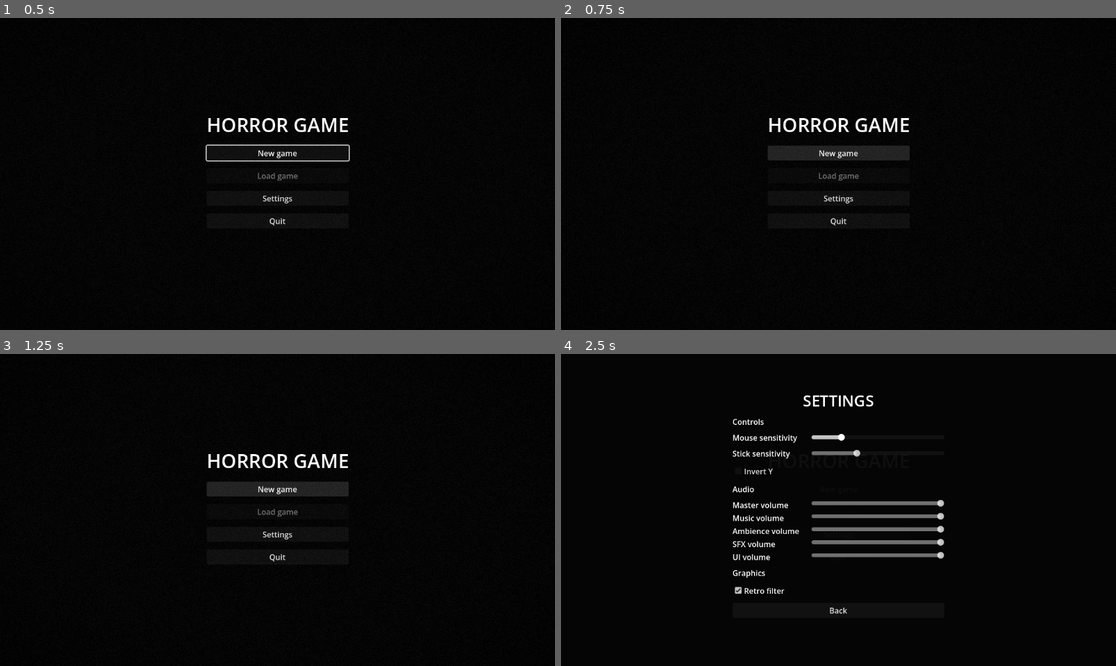
Above: before the commit, frames 1-4 (two rows, left to right).
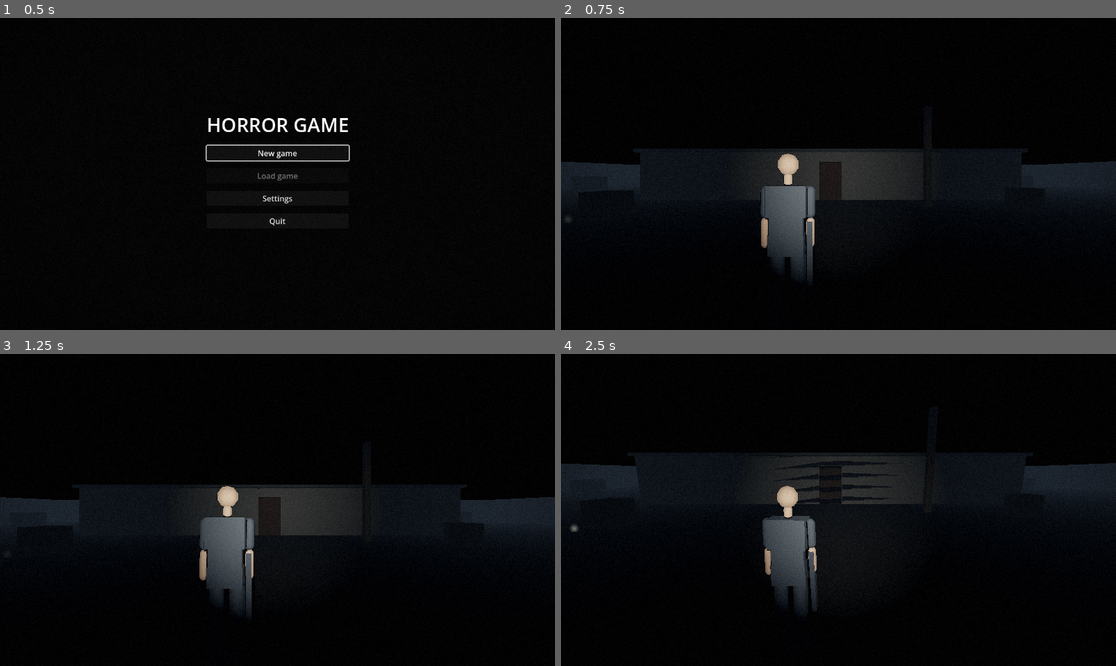
Above: after the commit, the same moments.

Repository: Tarekun/horrorgioco2
Game: Godot game, scene res://scenes/main.tscn
Same seed, same stepped clock (60 frames per second), same inputs: the game is played once before the commit and once after it. Sound files missing from this copy of the repository are replaced by a short silence.
Inputs (mouse positions are in pixels of both pictures, inside the frame that each line leads up to):
- Up to frame 1 (0.5 s): no input
- Up to frame 2 (0.75 s): click "New game" at 0.5 s
- Up to frame 3 (1.25 s): no input
- Up to frame 4 (2.5 s): click (838, 488) at 1.25 s, where only the run before the commit has a clickable "New game"; click (838, 534) at 2 s, where only the run before the commit has a clickable "Settings"

Frame 1 is identical in both runs. In frame 2, 10% of the frame differs, in the area x 0-100%, y 32-85%; in frame 3, 10%; in frame 4, 12%, in the area x 0-100%, y 13-84%.
Error before the commit: Parse Error: Could not find type "SaveSpot" in the current scope. (res://scripts/autoload/save_system.gd:43)

Commit message:
Add save spots that open the save screen (#91)
A SaveSpot is an Interactable that captures a save and opens the
player's save screen, or refuses with a short message while an enemy is
chasing. The save names the spot's level and spawn point.

Co-Authored-By: Claude Opus 5.5 <noreply@anthropic.com>

Diff:
--- /dev/null
+++ b/scenes/levels/save_spot.tscn
@@ -0,0 +1,59 @@
+[gd_scene load_steps=9 format=3]
+
+[ext_resource type="Script" path="res://scripts/levels/save_spot.gd" id="1"]
+
+[sub_resource type="BoxMesh" id="BoxMesh_desk"]
+size = Vector3(0.9, 0.8, 0.6)
+
+[sub_resource type="StandardMaterial3D" id="StandardMaterial3D_desk"]
+albedo_color = Color(0.24, 0.17, 0.11, 1)
+roughness = 0.85
+
+[sub_resource type="BoxShape3D" id="BoxShape3D_desk"]
+size = Vector3(0.9, 0.8, 0.6)
+
+[sub_resource type="BoxMesh" id="BoxMesh_machine"]
+size = Vector3(0.4, 0.14, 0.3)
+
+[sub_resource type="StandardMaterial3D" id="StandardMaterial3D_machine"]
+albedo_color = Color(0.12, 0.12, 0.13, 1)
+roughness = 0.5
+metallic = 0.4
+
+[sub_resource type="BoxMesh" id="BoxMesh_lamp"]
+size = Vector3(0.08, 0.05, 0.05)
+
+[sub_resource type="StandardMaterial3D" id="StandardMaterial3D_lamp"]
+albedo_color = Color(0.9, 0.55, 0.15, 1)
+emission_enabled = true
+emission = Color(1, 0.6, 0.2, 1)
+emission_energy_multiplier = 3.0
+
+[node name="SaveSpot" type="Node3D" node_paths=PackedStringArray("spawn_point")]
+script = ExtResource("1")
+spawn_point = NodePath("SpawnPoint")
+
+[node name="Desk" type="StaticBody3D" parent="."]
+transform = Transform3D(1, 0, 0, 0, 1, 0, 0, 0, 1, 0, 0.4, 0)
+collision_mask = 0
+
+[node name="Mesh" type="MeshInstance3D" parent="Desk"]
+mesh = SubResource("BoxMesh_desk")
+surface_material_override/0 = SubResource("StandardMaterial3D_desk")
+
+[node name="Shape" type="CollisionShape3D" parent="Desk"]
+shape = SubResource("BoxShape3D_desk")
+
+[node name="Machine" type="MeshInstance3D" parent="."]
+transform = Transform3D(1, 0, 0, 0, 1, 0, 0, 0, 1, 0, 0.87, 0)
+mesh = SubResource("BoxMesh_machine")
+surface_material_override/0 = SubResource("StandardMaterial3D_machine")
+
+[node name="Lamp" type="MeshInstance3D" parent="."]
+transform = Transform3D(1, 0, 0, 0, 1, 0, 0, 0, 1, 0.14, 0.965, 0.1)
+cast_shadow = 0
+mesh = SubResource("BoxMesh_lamp")
+surface_material_override/0 = SubResource("StandardMaterial3D_lamp")
+
+[node name="SpawnPoint" type="Marker3D" parent="."]
+transform = Transform3D(1, 0, 0, 0, 1, 0, 0, 0, 1, 0, 0.1, 1.0)
--- a/scenes/player/player.tscn
+++ b/scenes/player/player.tscn
@@ -27,6 +27,7 @@
 [ext_resource type="PackedScene" path="res://scenes/ui/inventory_screen.tscn" id="24"]
 [ext_resource type="Script" path="res://scripts/player/player_items.gd" id="25"]
 [ext_resource type="Resource" path="res://assets/data/items/wooden_plank.tres" id="26"]
+[ext_resource type="PackedScene" path="res://scenes/ui/save_screen.tscn" id="27"]
 
 [sub_resource type="CapsuleShape3D" id="CapsuleShape3D_1"]
 radius = 0.35
@@ -39,7 +40,7 @@
 [sub_resource type="SphereShape3D" id="SphereShape3D_1"]
 radius = 0.2
 
-[node name="Player" type="CharacterBody3D" groups=["player"] node_paths=PackedStringArray("camera_controller", "stamina_component", "model", "health_component", "hurtbox", "flashlight", "items")]
+[node name="Player" type="CharacterBody3D" groups=["player"] node_paths=PackedStringArray("camera_controller", "stamina_component", "model", "health_component", "hurtbox", "flashlight", "items", "save_screen")]
 collision_layer = 2
 collision_mask = 5
 script = ExtResource("1")
@@ -50,6 +51,7 @@
 hurtbox = NodePath("Hurtbox")
 flashlight = NodePath("CameraController/SpringArm3D/Camera3D/Flashlight")
 items = NodePath("PlayerItems")
+save_screen = NodePath("SaveScreen")
 
 [node name="CollisionShape3D" type="CollisionShape3D" parent="."]
 transform = Transform3D(1, 0, 0, 0, 1, 0, 0, 0, 1, 0, 0.9, 0)
@@ -118,6 +120,8 @@
 [node name="DamageOverlay" parent="." instance=ExtResource("12")]
 
 [node name="GameOverScreen" parent="." instance=ExtResource("13")]
+
+[node name="SaveScreen" parent="." instance=ExtResource("27")]
 
 [node name="InventoryScreen" parent="." node_paths=PackedStringArray("player") instance=ExtResource("24")]
 player = NodePath("..")
--- a/scripts/enemies/enemy.gd
+++ b/scripts/enemies/enemy.gd
@@ -139,6 +139,12 @@
 	return brain.is_dead()
 
 
+## Whether the enemy is after the player: alive, on its feet and alert. The
+## player can't save while any enemy is.
+func is_chasing() -> bool:
+	return not brain.is_dead() and not brain.is_downed() and perception.is_alert()
+
+
 ## Finishes a downed enemy off for good. Returns false if it isn't down.
 func stomp() -> bool:
 	if not brain.is_downed():
--- /dev/null
+++ b/scripts/levels/save_spot.gd
@@ -0,0 +1,61 @@
+## A place to save, used with `interact`. It opens the save screen, which
+## pauses the game. Saving is free and unlimited, and doesn't heal.
+##
+## While any enemy is chasing the player it refuses with a short message
+## instead. A save remembers the spot by `spot_id`, and loading it puts the
+## player at `spawn_point`, facing the spot. The look is a placeholder until
+## the art work decides one.
+
+class_name SaveSpot
+extends Interactable
+
+## Group every save spot joins, so loading can find the one a save names.
+const SAVE_SPOT_GROUP: StringName = &"save_spots"
+
+## Shown instead of the save screen while an enemy is chasing the player.
+const REFUSAL_MESSAGE: String = "Not now. Something is hunting you."
+
+## The area's name, shown on the save slots.
+@export var area_name: String = ""
+
+## Stable id for saves. Left empty, it is the spot's path inside its level.
+@export var spot_id: StringName
+
+## Where the player stands after loading a save made here (child).
+@export var spawn_point: Node3D
+
+
+func _ready() -> void:
+	super._ready()
+	add_to_group(SAVE_SPOT_GROUP)
+	prompt = "Save"
+	if spot_id.is_empty():
+		spot_id = WorldState.default_id(self)
+
+
+## Opens the save screen for `actor`, or returns the refusal message while an
+## enemy is chasing.
+func interact(actor: Node3D) -> String:
+	interacted.emit(actor)
+	var player := actor as Player
+	if player == null or player.save_screen == null:
+		return ""
+	if is_any_enemy_chasing(get_tree().get_nodes_in_group(Enemy.ENEMY_GROUP)):
+		return REFUSAL_MESSAGE
+	player.save_screen.open_to_save(SaveSystem.capture(player, self))
+	return ""
+
+
+## The scene file of the level the spot is in, which a save loads again.
+func get_level_path() -> String:
+	var level: Node = WorldState.level_of(self)
+	return level.scene_file_path if level else ""
+
+
+## Whether any of `enemies` is chasing the player.
+static func is_any_enemy_chasing(enemies: Array[Node]) -> bool:
+	for node: Node in enemies:
+		var enemy := node as Enemy
+		if enemy and enemy.is_chasing():
+			return true
+	return false
--- a/scripts/player/player.gd
+++ b/scripts/player/player.gd
@@ -53,6 +53,9 @@
 ## Uses and equips items; knows the weapon held.
 @export var items: PlayerItems
 
+## The save slot screen save spots open.
+@export var save_screen: SaveScreen
+
 ## What the player carries. Pickups add to it.
 var inventory := Inventory.new()
 
--- a/scripts/saving/world_state.gd
+++ b/scripts/saving/world_state.gd
@@ -92,12 +92,19 @@
 ## in, followed up to the outermost one (the level), so the same room scene
 ## placed twice still gives distinct ids. Without an owner, its name.
 static func default_id(node: Node) -> StringName:
-	var level: Node = node.owner
+	var level: Node = level_of(node)
 	if level == null:
 		return StringName(str(node.name))
-	while level.owner != null:
+	return StringName(str(level.get_path_to(node)))
+
+
+## The scene `node` was placed in, followed up to the outermost one: the level
+## it belongs to. Null when it has no owner.
+static func level_of(node: Node) -> Node:
+	var level: Node = node.owner
+	while level != null and level.owner != null:
 		level = level.owner
-	return StringName(str(level.get_path_to(node)))
+	return level
 
 
 ## `vector` as a JSON-safe array.
--- /dev/null
+++ b/tests/levels/test_save_spot.gd
@@ -0,0 +1,172 @@
+## Tests for save spots: opening the save screen, refusing during a chase and
+## what the save they make holds.
+
+extends GutTest
+
+const SPOT_SCENE: PackedScene = preload("res://scenes/levels/save_spot.tscn")
+const PLAYER_SCENE: PackedScene = preload("res://scenes/player/player.tscn")
+const ENEMY_SCENE: PackedScene = preload("res://scenes/enemies/enemy.tscn")
+const LEVEL_SCENE: PackedScene = preload("res://scenes/levels/graybox_level.tscn")
+const LEVEL_PATH: String = "res://scenes/levels/graybox_level.tscn"
+const DIRECTORY: String = "user://test_save_spot"
+
+var _player: Player
+var _spot: SaveSpot
+var _previous_state: GameFlow.State
+var _previous_slots: SaveSlots
+
+
+func before_each() -> void:
+	_previous_state = GameFlow.state
+	_previous_slots = SaveSystem.slots
+	SaveSystem.slots = SaveSlots.new(DIRECTORY)
+	GameFlow.state = GameFlow.State.PLAYING
+	SaveSystem.reset()
+	_player = PLAYER_SCENE.instantiate() as Player
+	add_child_autofree(_player)
+	_spot = SPOT_SCENE.instantiate() as SaveSpot
+	_spot.area_name = "Lobby"
+	# In front of the player (who faces -Z).
+	_spot.position = Vector3(0, 0, -1.0)
+	add_child_autofree(_spot)
+	await get_tree().physics_frame
+
+
+func after_each() -> void:
+	for slot: int in SaveSlots.SLOT_COUNT:
+		SaveSystem.slots.delete(slot)
+	DirAccess.remove_absolute(DIRECTORY)
+	SaveSystem.slots = _previous_slots
+	GameFlow.state = _previous_state
+	get_tree().paused = false
+	Input.set_mouse_mode(Input.MOUSE_MODE_VISIBLE)
+	SaveSystem.reset()
+
+
+func _spawn_enemy() -> Enemy:
+	var enemy := ENEMY_SCENE.instantiate() as Enemy
+	enemy.position = Vector3(0, 0, -20.0)
+	add_child_autofree(enemy)
+	return enemy
+
+
+func test_is_an_interactable_with_a_save_prompt() -> void:
+	assert_true(_spot.is_in_group(Interactable.GROUP))
+	assert_true(_spot.is_in_group(SaveSpot.SAVE_SPOT_GROUP))
+	assert_eq(_spot.get_prompt(), "Save")
+	assert_eq(_spot.spot_id, WorldState.default_id(_spot))
+	assert_not_null(_spot.spawn_point)
+
+
+func test_the_spawn_point_is_in_front_of_the_spot_facing_it() -> void:
+	var to_spot: Vector3 = _spot.global_position - _spot.spawn_point.global_position
+	to_spot.y = 0.0
+	assert_between(to_spot.length(), 0.5, 1.4)
+	var facing: Vector3 = -_spot.spawn_point.global_basis.z
+	assert_gt(facing.dot(to_spot.normalized()), 0.99)
+
+
+func test_the_player_has_a_save_screen() -> void:
+	assert_eq(_player.save_screen, _player.get_node("SaveScreen"))
+
+
+func test_using_it_opens_the_save_screen_and_pauses() -> void:
+	assert_eq(_spot.interact(_player), "")
+	assert_true(_player.save_screen.is_open)
+	assert_eq(_player.save_screen.mode, SaveScreen.Mode.SAVE)
+	assert_true(get_tree().paused)
+
+
+func test_the_player_uses_it_with_interact() -> void:
+	var interaction := _player.get_node("PlayerInteraction") as PlayerInteraction
+	interaction.update_focus()
+	assert_eq(interaction.focus, _spot)
+	assert_true(interaction.interact())
+	assert_true(_player.save_screen.is_open)
+
+
+func test_the_save_holds_the_spot_area_and_player() -> void:
+	_player.health_component.take_damage(30.0)
+	SaveSystem.play_time = 90.0
+	SaveSystem.world.record(&"Pickups/Ammo", {"is_collected": true})
+	var save: SaveData = SaveSystem.capture(_player, _spot)
+	assert_eq(save.area_name, "Lobby")
+	assert_eq(save.save_spot_id, _spot.spot_id)
+	assert_eq(save.play_time, 90.0)
+	assert_eq(save.player_health, 70.0)
+	assert_eq(save.equipped_weapon, &"wooden_plank")
+	assert_eq(save.world.get_state(&"Pickups/Ammo"), {"is_collected": true})
+
+
+func test_the_save_keeps_a_copy_of_the_world() -> void:
+	var save: SaveData = SaveSystem.capture(_player, _spot)
+	SaveSystem.world.record(&"Doors/Office", {"is_locked": false})
+	assert_false(save.world.has_state(&"Doors/Office"))
+
+
+func test_the_save_names_the_level_the_spot_is_in() -> void:
+	var level: Node = LEVEL_SCENE.instantiate()
+	add_child_autofree(level)
+	var spot := level.get_node("SaveSpots/SaveSpotLobby") as SaveSpot
+	assert_eq(spot.get_level_path(), LEVEL_PATH)
+	assert_eq(spot.spot_id, &"SaveSpots/SaveSpotLobby")
+	assert_eq(SaveSystem.capture(_player, spot).level_path, LEVEL_PATH)
+
+
+func test_saving_doesnt_heal() -> void:
+	_player.health_component.take_damage(30.0)
+	_spot.interact(_player)
+	_player.save_screen.choose_slot(0)
+	assert_eq(_player.health_component.current_health, 70.0)
+
+
+func test_refuses_while_an_enemy_is_chasing() -> void:
+	var enemy: Enemy = _spawn_enemy()
+	enemy.perception.alert_to(_player.global_position)
+	assert_true(enemy.is_chasing())
+	assert_eq(_spot.interact(_player), SaveSpot.REFUSAL_MESSAGE)
+	assert_false(_player.save_screen.is_open)
+	assert_false(get_tree().paused)
+
+
+func test_the_refusal_shows_on_the_hint() -> void:
+	_spawn_enemy().perception.alert_to(_player.global_position)
+	var interaction := _player.get_node("PlayerInteraction") as PlayerInteraction
+	interaction.update_focus()
+	interaction.interact()
+	assert_eq(interaction.hint.message_label.text, SaveSpot.REFUSAL_MESSAGE)
+
+
+func test_calm_enemies_dont_stop_saving() -> void:
+	_spawn_enemy()
+	_spot.interact(_player)
+	assert_true(_player.save_screen.is_open)
+
+
+func test_downed_or_dead_enemies_arent_chasing() -> void:
+	var enemy: Enemy = _spawn_enemy()
+	enemy.perception.alert_to(_player.global_position)
+	enemy.brain.knock_down(10.0)
+	assert_false(enemy.is_chasing())
+	assert_false(SaveSpot.is_any_enemy_chasing([enemy] as Array[Node]))
+	enemy.brain.kill()
+	assert_false(enemy.is_chasing())
+
+
+func test_only_the_player_can_save() -> void:
+	var stranger := Node3D.new()
+	add_child_autofree(stranger)
+	assert_eq(_spot.interact(stranger), "")
+	assert_false(_player.save_screen.is_open)
+
+
+func test_the_graybox_lobby_has_a_save_spot() -> void:
+	var level: Node = LEVEL_SCENE.instantiate()
+	add_child_autofree(level)
+	var spots: Array[Node] = level.get_node("SaveSpots").get_children()
+	assert_gt(spots.size(), 0)
+	for node: Node in spots:
+		var spot := node as SaveSpot
+		assert_not_null(spot, "%s is not a save spot" % node.name)
+		if spot:
+			assert_false(spot.area_name.is_empty(), "%s has no area name" % node.name)
--- a/tests/saving/test_world_state.gd
+++ b/tests/saving/test_world_state.gd
@@ -165,3 +165,17 @@
 	thing.name = "Loose"
 	add_child_autofree(thing)
 	assert_eq(WorldState.default_id(thing), &"Loose")
+
+
+func test_the_level_is_the_outermost_owner() -> void:
+	var level := Node3D.new()
+	var room := Node3D.new()
+	level.add_child(room)
+	room.owner = level
+	var thing := Node3D.new()
+	room.add_child(thing)
+	thing.owner = room
+	add_child_autofree(level)
+	assert_eq(WorldState.level_of(thing), level)
+	assert_eq(WorldState.level_of(room), level)
+	assert_null(WorldState.level_of(level))
Not shown: 1 places in scenes/player/player.tscn that only renumber resources
Not shown, added: scripts/levels/save_spot.gd.uid
Not shown, added: tests/levels/test_save_spot.gd.uid
